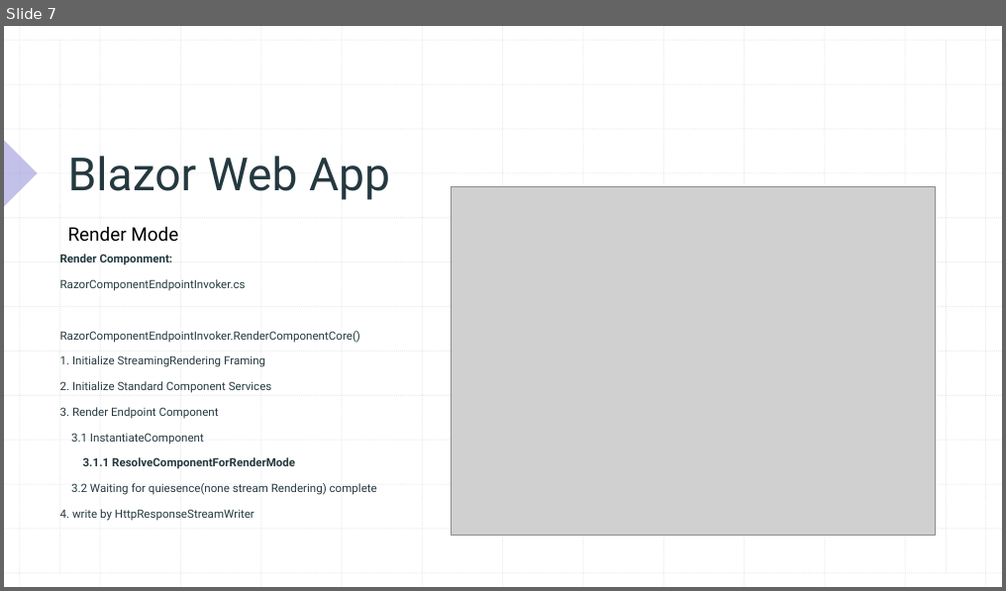
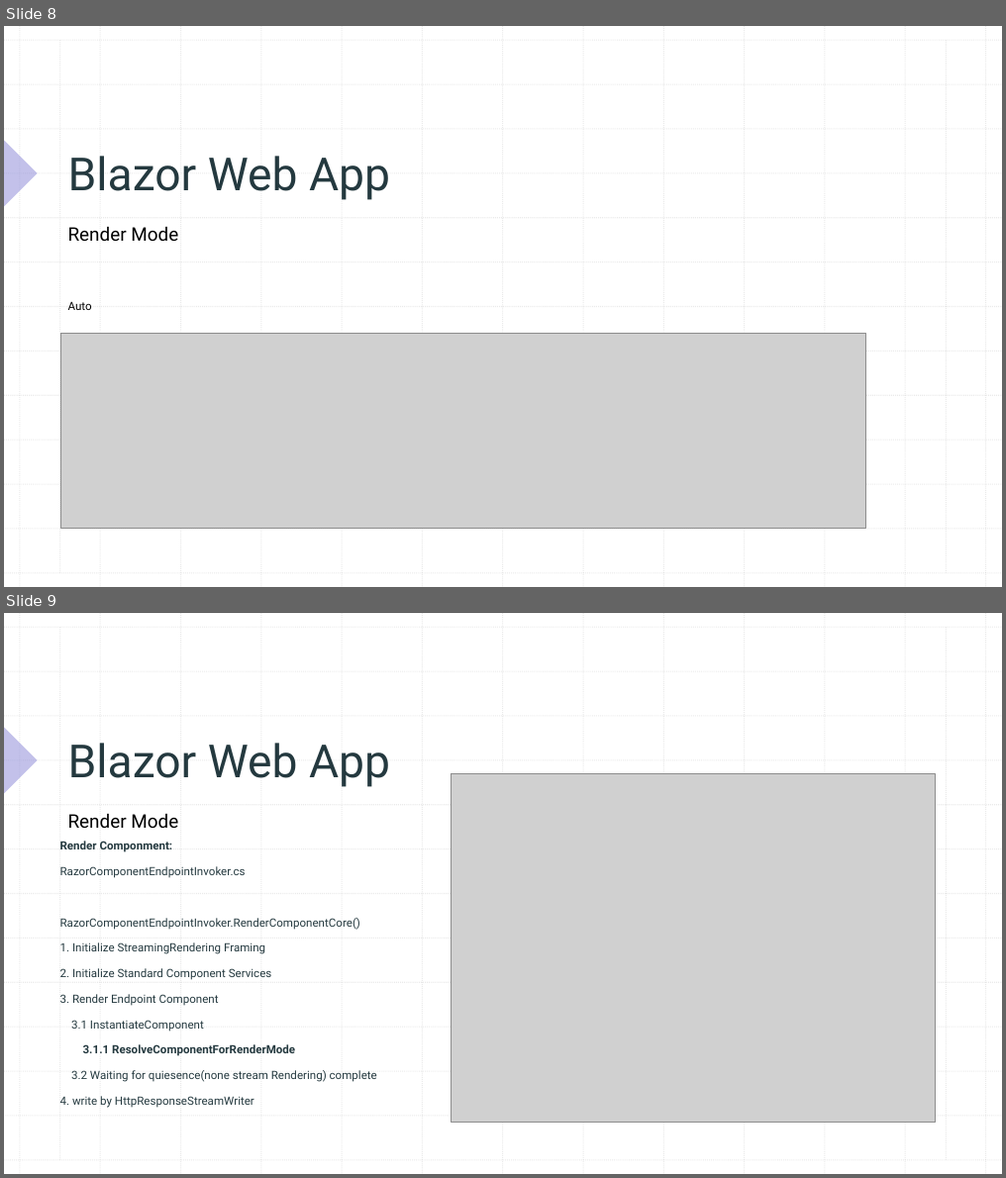
Before and after one commit to xccu/NetCore-Demo, a slide deck: Blazor in .net 8.pptx. Shown one above the other, each under a label of ours: slide 7 before the commit, slides 8 and 9 after it. The pictures are 1006x591 and 1006x1178 pixels, drawn with LibreOffice and Linux fonts; fonts in the diff are those of the drawing; grey boxes stand for pictures. Boxes give left, top, right and bottom in pixels: in the first picture for what was removed or moved away, otherwise in the second. Text is boxed around its words. In the diff, an @@ line names an element or a change of style, - is before the commit and + after.

```diff
--- a/Blazor in .net 8.pptx
+++ b/Blazor in .net 8.pptx
@@ slide 8 added at bbox=[4, 26, 1002, 587], background #FFFFFF; not listed: 29 template elements that a slide beside it also shows @@
@@ title added at bbox=[68, 156, 390, 200], 44 pt, text #24393F @@
+Blazor Web App
@@ text added at bbox=[68, 227, 178, 242], 18 pt, text #000000 @@
+Render Mode
@@ text added at bbox=[68, 302, 92, 310], 11 pt, text #000000 @@
+Auto
@@ picture added at bbox=[60, 334, 865, 528] @@
@@ what was slide 7 is now slide 9 @@
```
Also in this commit, not shown: 3 slides changed, 2 other slides added, 2 other files.
